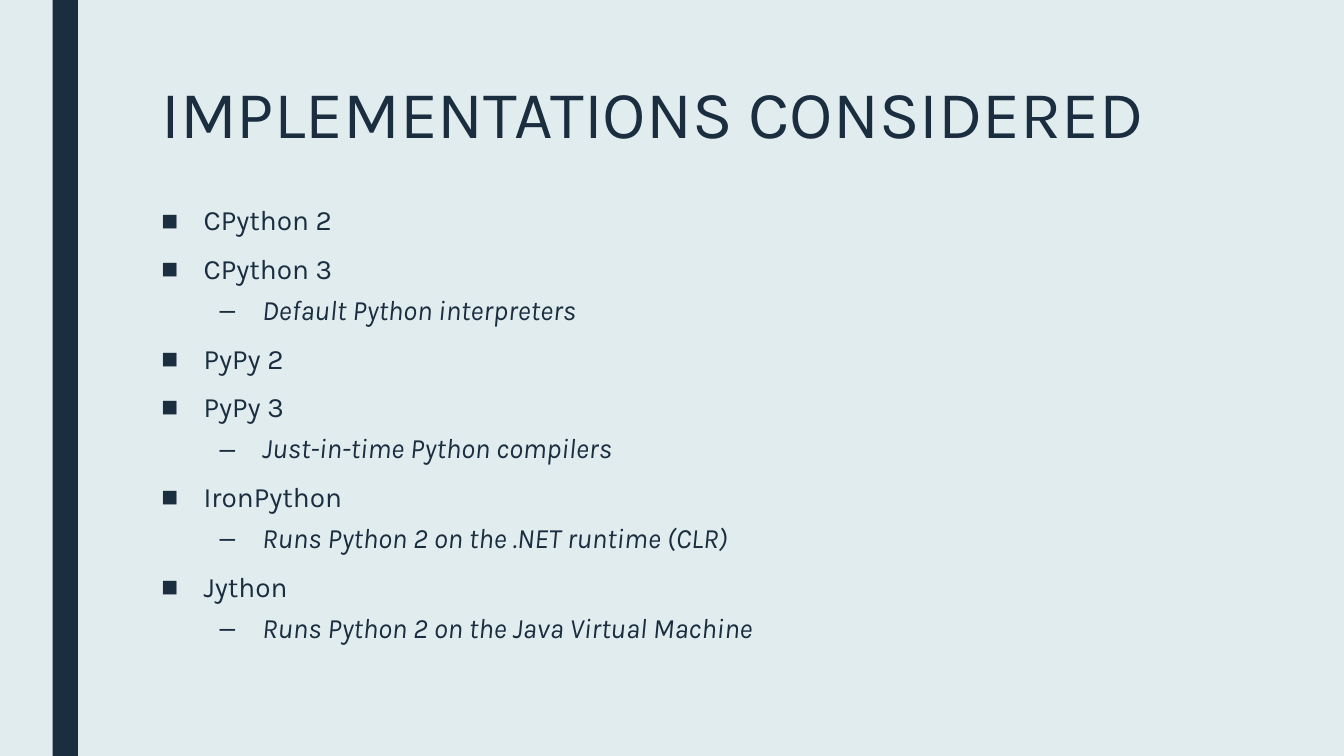
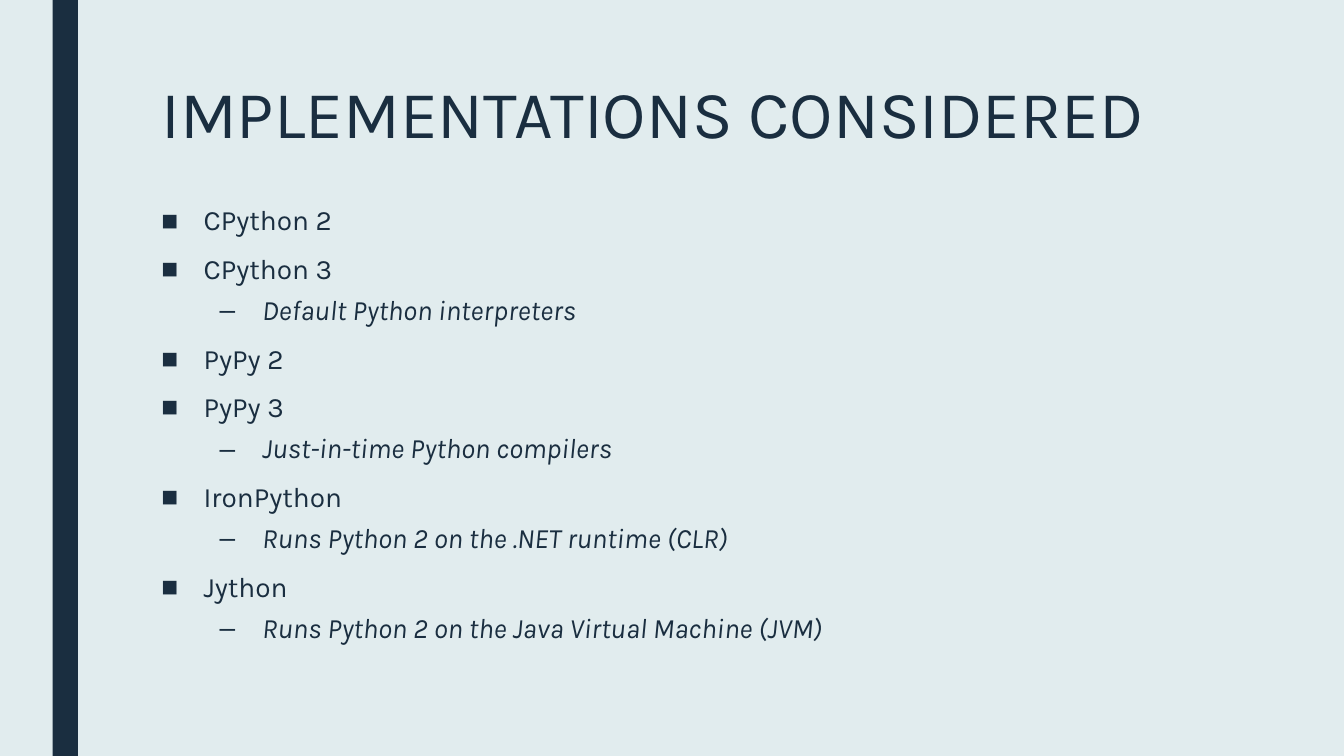
Before and after one commit to gehrigweber/python-comparison, a slide deck: slide 2 of Presentation.pptx. Drawn at 1344x756 pixels with LibreOffice and Linux fonts; fonts in the diff are those of the drawing. Boxes give left, top, right and bottom in pixels: in the first picture for what was removed or moved away, otherwise in the second. Text is boxed around its words. In the diff, an @@ line names an element or a change of style, - is before the commit and + after.

```diff
--- a/Presentation.pptx
+++ b/Presentation.pptx
@@ text at (x1=262, y1=618, x2=822, y2=645): text changed @@
-  – Runs Python 2 on the Java Virtual Machine
+  – Runs Python 2 on the Java Virtual Machine (JVM)
```
Also in this commit, not shown: 1 other slide changed, 8 slides added, 4 slides removed, 1 other file.
